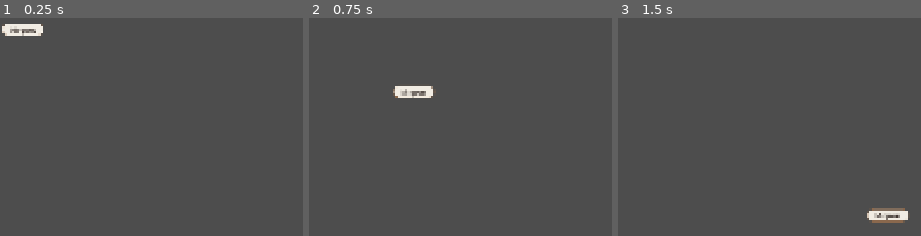
Above: before the commit, frames 1-3 (left to right).
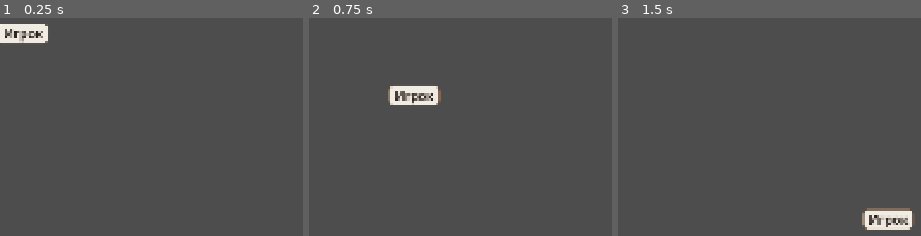
Above: after the commit, the same moments.

Repository: GGamezebo/GodBomb
Game: Godot game, scene res://src/features/player_selection/player_icon.tscn
Two runs of this game, one before a commit and one after it. Both use one fixed random seed, a clock stepped at 60 frames per second and the inputs below. This scene is started directly instead of the project's main scene.
Inputs (mouse positions are in pixels of both pictures, inside the frame that each line leads up to):
- Up to frame 1 (0.25 s): no input
- Up to frame 2 (0.75 s): tap Enter at 0.5 s; drag from (outside the picture) to (578, 188) at 0.52 s
- Up to frame 3 (1.5 s): tap Space at 1.25 s; drag from (outside the picture) to (outside the picture) at 1.27 s

The runs differ from the first frame. In frame 1, 1.0% of the frame differs, in the area x 0-16%, y 2-12%; in frame 2, 1.0%; in frame 3, 1.2%, in the area x 80-99%, y 87-98%.

Commit message:
long text

Diff:
--- a/src/features/player_selection/player_icon.gd
+++ b/src/features/player_selection/player_icon.gd
@@ -2,9 +2,16 @@
 extends Control
 
 const SLIME_PATH := "res://assets/party_kitchen/slimes/%d.svg"
-const ICON_SIZE := Vector2(110, 180)
+const ICON_SIZE := Vector2(110, 200)
 const SLIME_SIZE := Vector2(104, 104)
 const SLIME_POSITION := Vector2(3, 32)
+const NAME_GAP := 6.0
+const NAME_PLATE_PAD_X := 14.0
+const NAME_FONT_MAX := 30
+const NAME_FONT_MIN := 10
+const NAME_PLATE_MIN_WIDTH := 72.0
+const NAME_PLATE_MAX_WIDTH := 240.0
+const NAME_NEIGHBOR_MARGIN := 0.86
 
 signal drag_started
 signal drag_ended
@@ -45,6 +52,7 @@
 var _hold_idle_hint: HoldEditIdleHint
 var _last_drag_global: Vector2 = Vector2.ZERO
 var _release_slime_center: Vector2 = Vector2.ZERO
+var _table_center_global: Vector2 = Vector2.ZERO
 
 
 func _ready() -> void:
@@ -121,7 +129,7 @@
 		name_label.text = info.name
 	if slime_rect:
 		slime_rect.texture = load(SLIME_PATH % info.preset_id)
-	layout_name_plate()
+	layout_name_plate(_table_center_global)
 
 
 func get_player_info() -> PlayerInfo:
@@ -134,22 +142,33 @@
 		_display_player_count = player_count
 
 
-func layout_name_plate(_table_center_global: Vector2 = Vector2.ZERO) -> void:
+func layout_name_plate(table_center_global: Vector2 = Vector2.ZERO) -> void:
 	if not slime_rect or not name_label:
 		return
 	var name_plate := name_label.get_parent() as Control
 	if not name_plate:
 		return
 
-	const NAME_GAP := 6.0
-	const PLATE_WIDTH := 100.0
+	if table_center_global != Vector2.ZERO:
+		_table_center_global = table_center_global
+
+	name_label.clip_text = false
+	name_label.text_overrun_behavior = TextServer.OVERRUN_NO_TRIMMING
+	name_label.autowrap_mode = TextServer.AUTOWRAP_OFF
+
+	var max_plate_width := _compute_max_plate_width()
+	var font_size := _fit_name_font_size(max_plate_width)
+	name_label.add_theme_font_size_override("font_size", font_size)
+
+	var text_width := _measure_name_width(font_size)
+	var plate_width := clampf(text_width + NAME_PLATE_PAD_X * 2.0, NAME_PLATE_MIN_WIDTH, max_plate_width)
 
 	name_plate.z_index = 2
-	name_plate.custom_minimum_size = Vector2(PLATE_WIDTH, 0)
+	name_plate.custom_minimum_size = Vector2(plate_width, 0)
 	name_plate.reset_size()
 	var plate_size := name_plate.get_combined_minimum_size()
 	if plate_size.y <= 0.0:
-		plate_size.y = 34.0
+		plate_size.y = float(font_size) + 12.0
 	name_plate.size = plate_size
 
 	var seat_anchor := _compute_seat_offset()
@@ -160,6 +179,46 @@
 	)
 
 
+func _compute_max_plate_width() -> float:
+	var player_count := maxi(_display_player_count, 1)
+	if player_count <= 1:
+		return NAME_PLATE_MAX_WIDTH
+
+	var seat_dist := 144.0
+	if _table_center_global != Vector2.ZERO and home_position != Vector2.ZERO:
+		seat_dist = home_position.distance_to(_table_center_global)
+	elif slime_rect:
+		seat_dist = maxf(seat_dist, _compute_seat_offset().distance_to(size * 0.5) + 40.0)
+
+	var angle_step := TAU / float(player_count)
+	var name_radius := seat_dist + slime_rect.size.y * 0.5 + NAME_GAP + float(NAME_FONT_MAX) * 0.55
+	var chord := 2.0 * name_radius * sin(angle_step * 0.5)
+	return clampf(chord * NAME_NEIGHBOR_MARGIN, NAME_PLATE_MIN_WIDTH, NAME_PLATE_MAX_WIDTH)
+
+
+func _fit_name_font_size(max_plate_width: float) -> int:
+	var available_text_width := maxf(max_plate_width - NAME_PLATE_PAD_X * 2.0, 24.0)
+	for size in range(NAME_FONT_MAX, NAME_FONT_MIN - 1, -1):
+		if _measure_name_width(size) <= available_text_width:
+			return size
+	return NAME_FONT_MIN
+
+
+func _measure_name_width(font_size: int) -> float:
+	if not name_label:
+		return 0.0
+	var text := name_label.text if not name_label.text.is_empty() else "Игрок"
+	var font := name_label.get_theme_font("font")
+	if font == null:
+		return float(text.length()) * float(font_size) * 0.55
+	return font.get_string_size(
+		text,
+		HORIZONTAL_ALIGNMENT_LEFT,
+		-1,
+		font_size
+	).x
+
+
 func refresh_seat_offset() -> void:
 	_cache_seat_offset()
 
@@ -173,7 +232,7 @@
 		slime_rect.position = SLIME_POSITION
 		slime_rect.size = SLIME_SIZE
 	_cache_seat_offset()
-	layout_name_plate()
+	layout_name_plate(_table_center_global)
 	_layout_hold_overlays()
 
 
--- a/src/features/player_selection/player_icon.tscn
+++ b/src/features/player_selection/player_icon.tscn
@@ -13,13 +13,13 @@
 corner_radius_top_right = 12
 corner_radius_bottom_right = 12
 corner_radius_bottom_left = 12
-content_margin_left = 8.0
-content_margin_top = 2.0
-content_margin_right = 8.0
-content_margin_bottom = 2.0
+content_margin_left = 14.0
+content_margin_top = 4.0
+content_margin_right = 14.0
+content_margin_bottom = 4.0
 
 [node name="PlayerIcon" type="Control" unique_id=1632185681 node_paths=PackedStringArray("slime_rect", "name_label")]
-custom_minimum_size = Vector2(110, 180)
+custom_minimum_size = Vector2(110, 200)
 layout_mode = 3
 anchors_preset = 0
 script = ExtResource("1")
@@ -48,9 +48,7 @@
 theme_override_colors/font_color = Color(0.16, 0.12, 0.1, 1)
 theme_override_colors/font_outline_color = Color(1, 0.99, 0.97, 0.9)
 theme_override_constants/outline_size = 2
-theme_override_font_sizes/font_size = 19
+theme_override_font_sizes/font_size = 26
 text = "Игрок"
 horizontal_alignment = 1
 vertical_alignment = 1
-clip_text = true
-text_overrun_behavior = 3
--- a/src/features/player_selection/player_selection_widget.gd
+++ b/src/features/player_selection/player_selection_widget.gd
@@ -322,7 +322,7 @@
 func _create_player_icon(info: PlayerInfo) -> PlayerIcon:
 	var icon: PlayerIcon = player_icon_scene.instantiate()
 	icon.lobby_phase_offset = randf() * TAU
-	icon.set_player_data(info, _player_icons.size())
+	icon.set_player_data(info, _player_icons.size(), _player_icons.size() + 1)
 	icon.drag_started.connect(_on_icon_drag_started.bind(icon))
 	icon.drag_ended.connect(_on_icon_drag_ended.bind(icon))
 	icon.hold_edit_requested.connect(_on_icon_hold_edit)
